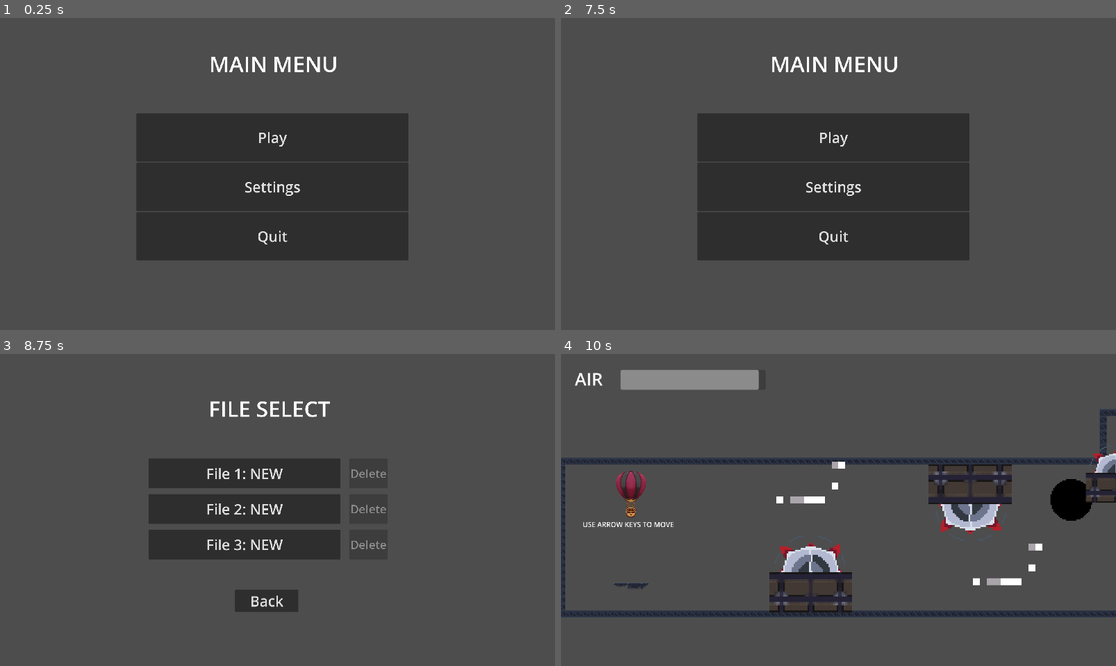
Above: before the commit, frames 1-4 (two rows, left to right).
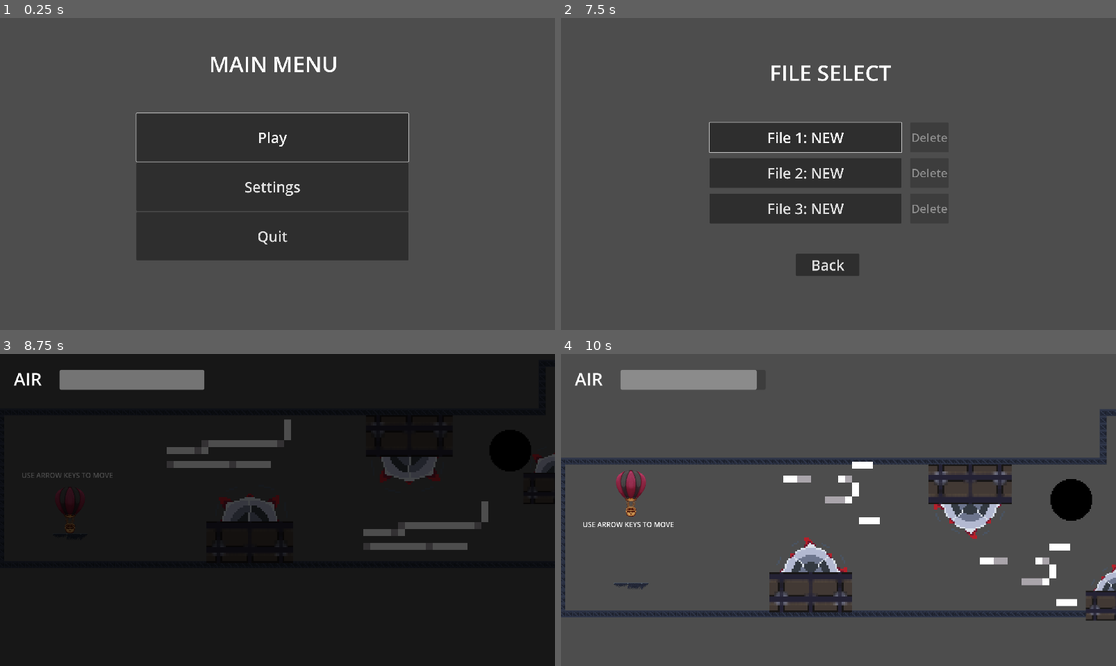
Above: after the commit, the same moments.

Repository: dylana62/balloon-game
Game: Godot game, scene res://scenes/main_menu.tscn
Same seed, same stepped clock (60 frames per second), same inputs: the game is played once before the commit and once after it.
Inputs (mouse positions are in pixels of both pictures, inside the frame that each line leads up to):
- Up to frame 1 (0.25 s): no input
- Up to frame 2 (7.5 s): click "Play" at 0.5 s; click "File 1: NEW" at 1.25 s; hold Shift (dash) 2.03-2.78 s; hold Up (up) 2.03-3.53 s; tap Shift (dash) at 2.85, 4.35, 7.35 s; hold Shift (dash) 3.53-4.28 s; hold Left (left) 3.53-5.03 s; hold Down (down) 5.03-5.75 s; hold Shift (dash) 5.03-5.75 s; tap Escape (pause) at 5.65 s; click "Main Menu" at 5.75 s; click "Play" at 6.5 s; tap Enter at 7.25 s; hold Right (right) from 7.28 s (still down)
- Up to frame 3 (8.75 s): release Right (right) at 8 s; click (244, 472) at 8 s, where only the run after the commit has a clickable "File 1: NEW"
- Up to frame 4 (10 s): click (805, 472) at 8.75 s, where only the run before the commit has a clickable "File 1: NEW"; hold Up (up) from 9.53 s (still down); hold Shift (dash) from 9.53 s (still down)

The runs differ from the first frame. In frame 1, 0.4% of the frame differs, in the area x 24-74%, y 30-47%; in frame 2, 13%; in frame 3, 90%, in the area x 0-100%, y 0-100%; in frame 4, 3.8%.

Commit message:
Added controller support

Diff:
--- a/project.godot
+++ b/project.godot
@@ -28,34 +28,54 @@
 
 [input]
 
+ui_accept={
+"deadzone": 0.5,
+"events": [Object(InputEventKey,"resource_local_to_scene":false,"resource_name":"","device":0,"window_id":0,"alt_pressed":false,"shift_pressed":false,"ctrl_pressed":false,"meta_pressed":false,"pressed":false,"keycode":4194309,"physical_keycode":0,"key_label":0,"unicode":0,"location":0,"echo":false,"script":null)
+, Object(InputEventKey,"resource_local_to_scene":false,"resource_name":"","device":0,"window_id":0,"alt_pressed":false,"shift_pressed":false,"ctrl_pressed":false,"meta_pressed":false,"pressed":false,"keycode":4194310,"physical_keycode":0,"key_label":0,"unicode":0,"location":0,"echo":false,"script":null)
+, Object(InputEventKey,"resource_local_to_scene":false,"resource_name":"","device":0,"window_id":0,"alt_pressed":false,"shift_pressed":false,"ctrl_pressed":false,"meta_pressed":false,"pressed":false,"keycode":32,"physical_keycode":0,"key_label":0,"unicode":32,"location":0,"echo":false,"script":null)
+, Object(InputEventJoypadButton,"resource_local_to_scene":false,"resource_name":"","device":-1,"button_index":0,"pressure":0.0,"pressed":true,"script":null)
+]
+}
+ui_cancel={
+"deadzone": 0.5,
+"events": [Object(InputEventKey,"resource_local_to_scene":false,"resource_name":"","device":0,"window_id":0,"alt_pressed":false,"shift_pressed":false,"ctrl_pressed":false,"meta_pressed":false,"pressed":false,"keycode":4194305,"physical_keycode":0,"key_label":0,"unicode":0,"location":0,"echo":false,"script":null)
+, Object(InputEventJoypadButton,"resource_local_to_scene":false,"resource_name":"","device":-1,"button_index":1,"pressure":0.0,"pressed":true,"script":null)
+]
+}
 up={
 "deadzone": 0.5,
 "events": [Object(InputEventKey,"resource_local_to_scene":false,"resource_name":"","device":-1,"window_id":0,"alt_press …(195 unchanged characters)…
+, Object(InputEventJoypadMotion,"resource_local_to_scene":false,"resource_name":"","device":-1,"axis":1,"axis_value":-1.0,"script":null)
 ]
 }
 down={
 "deadzone": 0.5,
 "events": [Object(InputEventKey,"resource_local_to_scene":false,"resource_name":"","device":-1,"window_id":0,"alt_press …(195 unchanged characters)…
+, Object(InputEventJoypadMotion,"resource_local_to_scene":false,"resource_name":"","device":-1,"axis":1,"axis_value":1.0,"script":null)
 ]
 }
 left={
 "deadzone": 0.5,
 "events": [Object(InputEventKey,"resource_local_to_scene":false,"resource_name":"","device":-1,"window_id":0,"alt_press …(195 unchanged characters)…
+, Object(InputEventJoypadMotion,"resource_local_to_scene":false,"resource_name":"","device":-1,"axis":0,"axis_value":-1.0,"script":null)
 ]
 }
 right={
 "deadzone": 0.5,
 "events": [Object(InputEventKey,"resource_local_to_scene":false,"resource_name":"","device":-1,"window_id":0,"alt_press …(195 unchanged characters)…
+, Object(InputEventJoypadMotion,"resource_local_to_scene":false,"resource_name":"","device":-1,"axis":0,"axis_value":1.0,"script":null)
 ]
 }
 dash={
 "deadzone": 0.5,
 "events": [Object(InputEventKey,"resource_local_to_scene":false,"resource_name":"","device":-1,"window_id":0,"alt_press …(195 unchanged characters)…
+, Object(InputEventJoypadMotion,"resource_local_to_scene":false,"resource_name":"","device":-1,"axis":5,"axis_value":1.0,"script":null)
 ]
 }
 pause={
 "deadzone": 0.5,
 "events": [Object(InputEventKey,"resource_local_to_scene":false,"resource_name":"","device":-1,"window_id":0,"alt_press …(195 unchanged characters)…
+, Object(InputEventJoypadButton,"resource_local_to_scene":false,"resource_name":"","device":-1,"button_index":6,"pressure":0.0,"pressed":true,"script":null)
 ]
 }
 
--- a/scripts/file_select.gd
+++ b/scripts/file_select.gd
@@ -18,6 +18,7 @@
 	save3 = load("user://save3.tres") as SaveData
 
 	refresh_buttons()
+	file1.grab_focus()
 
 func refresh_buttons():
 	# Refresh save 1
--- a/scripts/main_menu.gd
+++ b/scripts/main_menu.gd
@@ -1,9 +1,7 @@
 extends Control
 
-#func _on_new_game_pressed() -> void:
-	#TransitionScreen.transition()
-	#await TransitionScreen.on_transition_finished
-	#get_tree().change_scene_to_file("res://scenes/game.tscn")
+func _ready():
+	$MarginContainer/VBoxContainer/Play.grab_focus()
 
 func _on_play_pressed() -> void:
 	get_tree().change_scene_to_file("res://scenes/file_select.tscn")
--- a/scripts/pause_menu.gd
+++ b/scripts/pause_menu.gd
@@ -16,6 +16,7 @@
 	show()
 	get_tree().paused = true
 	anim_player.play("blur")
+	$Control/MarginContainer/VBoxContainer/Resume.grab_focus()
 
 func _on_resume_pressed() -> void:
 	resume()
